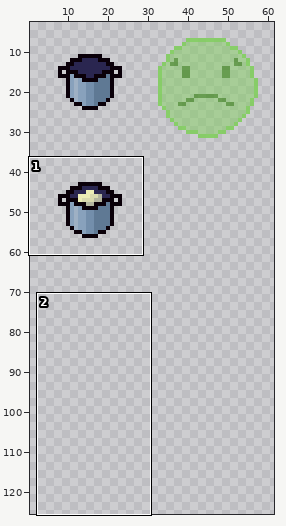
Sprite sheet -- assets/placeholder/pot.png. Above: a wide view before the commit, with the close-up outlined.
Close-up. Before:
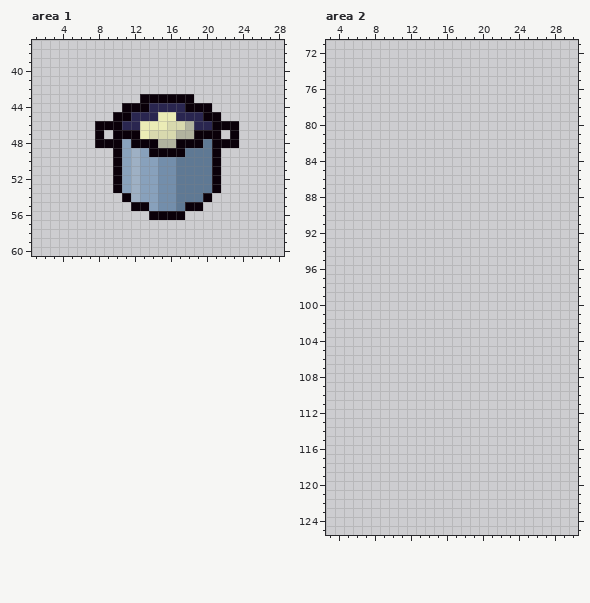
The file is 128x128 pixels. Shown: area 1: x 1..28, y 37..60; area 2: x 3..30, y 71..125. The wide view leaves out empty margins.
After the commit:
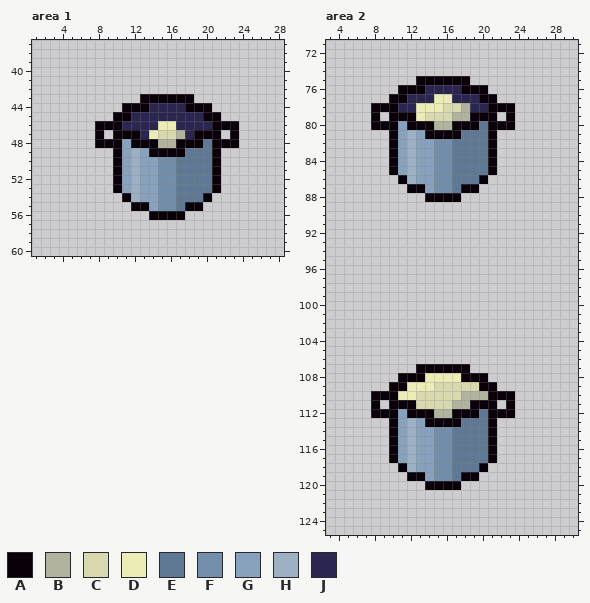
Palette (. is transparent): A #0a0009  B #b1b39f  C #d8d9ae  D #ebecb6  E #5f7994  F #738eab  G #88a1bc  H #9eb0c4  J #2a2650
The edit:
Area 1:
y 45: x 15..16 DD -> JJ
y 46: x 13..14 DD -> JJ; x 16..18 CCB -> DJJ
y 47: x 13..14 DC -> JD; x 18 B -> J
Area 2:
y 75: x 13..18 ...... -> AAAAAA
y 76: x 11..20 .......... -> AAAJJJJAAA
y 77: x 10..21 ............ -> AAJJJDDJJJAA
y 78: x 8..23 ................ -> AAAJJDDDCCBJJAAA
y 79: x 8 . -> A; x 10..21 ............ -> AAADCCCBBAAA; x 23 . -> A
y 80: x 8..23 ................ -> AAAGAAABBAAAEAAA
y 81: x 10..21 ............ -> AGHGAAAAEEEA
y 82..85: x 10..21 ............ -> AGHGGFFEEEEA
y 86: x 11..20 .......... -> AHGGFFEEEA
y 87: x 12..19 ........ -> AAGFFEAA
y 88: x 14..17 .... -> AAAA
y 107: x 13..18 ...... -> AAAAAA
y 108: x 11..20 .......... -> AAADDDDAAA
y 109: x 10..21 ............ -> AADDDCCCCCAA
y 110: x 8..23 ................ -> AAADDCCCCCBBBAAA
y 111: x 8 . -> A; x 10..21 ............ -> AAACCCCBBAAA; x 23 . -> A
y 112: x 8..23 ................ -> AAAGAAABBAAAEAAA
y 113: x 10..21 ............ -> AGHGAAAAEEEA
y 114..117: x 10..21 ............ -> AGHGGFFEEEEA
y 118: x 11..20 .......... -> AHGGFFEEEA
y 119: x 12..19 ........ -> AAGFFEAA
y 120: x 14..17 .... -> AAAA
Pixel boxes of the changes (left, top, right, bottom) in both close-ups:
changed: (140, 112, 194, 139)
added: (371, 76, 515, 202)
added: (371, 364, 515, 490)
